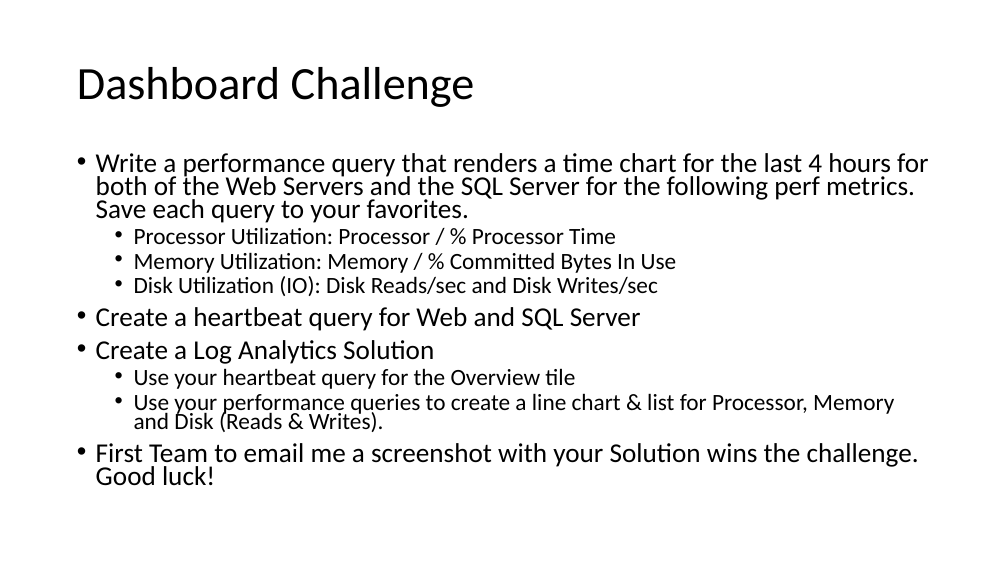
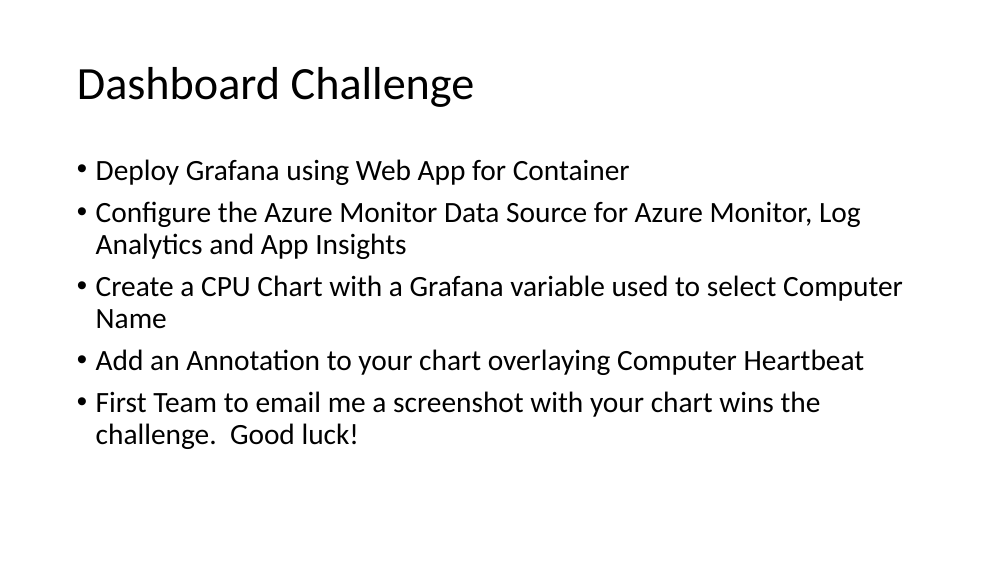
Before and after one commit to rkuehfus/pre-ready-2019-H1, a slide deck: slide 9 of Student/Guides/Challenges.pptx. Drawn at 1008x567 pixels with LibreOffice and Linux fonts; fonts in the diff are those of the drawing. Boxes give left, top, right and bottom in pixels: in the first picture for what was removed or moved away, otherwise in the second. Text is boxed around its words. In the diff, an @@ line names an element or a change of style, - is before the commit and + after.

```diff
--- a/Student/Guides/Challenges.pptx
+++ b/Student/Guides/Challenges.pptx
@@ text at (96, 159, 903, 449): text changed; size 25.9 to 28 pt @@
-• Write a performance query that renders a time chart for the last 4 hours for both of the Web Servers and the SQL Server for the following perf metrics. Save each query to your favorites.
-  • Processor Utilization: Processor / % Processor Time
-  • Memory Utilization: Memory / % Committed Bytes In Use
-  • Disk Utilization (IO): Disk Reads/sec and Disk Writes/sec
-• Create a heartbeat query for Web and SQL Server
-• Create a Log Analytics Solution
-  • Use your heartbeat query for the Overview tile
-  • Use your performance queries to create a line chart & list for Processor, Memory and Disk (Reads & Writes).
-• First Team to email me a screenshot with your Solution wins the challenge. Good luck!
+• Deploy Grafana using Web App for Container
+• Configure the Azure Monitor Data Source for Azure Monitor, Log Analytics and App Insights
+• Create a CPU Chart with a Grafana variable used to select Computer Name
+• Add an Annotation to your chart overlaying Computer Heartbeat
+• First Team to email me a screenshot with your chart wins the challenge. Good luck!
```
Also in this commit, not shown: 2 other slides changed.
